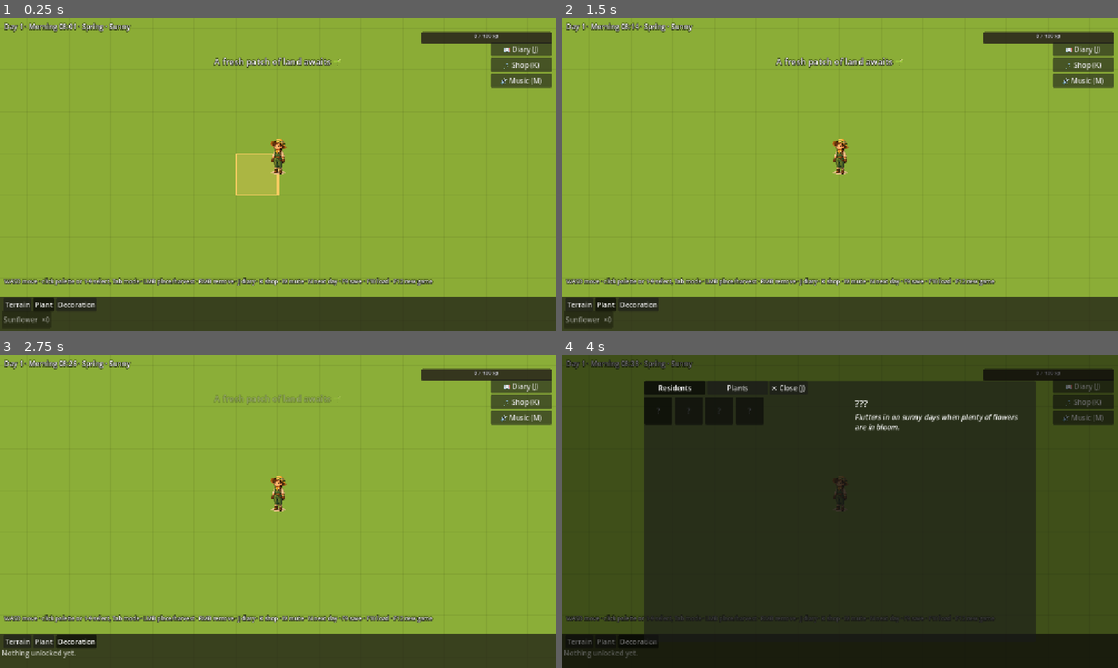
Above: before the commit, frames 1-4 (two rows, left to right).
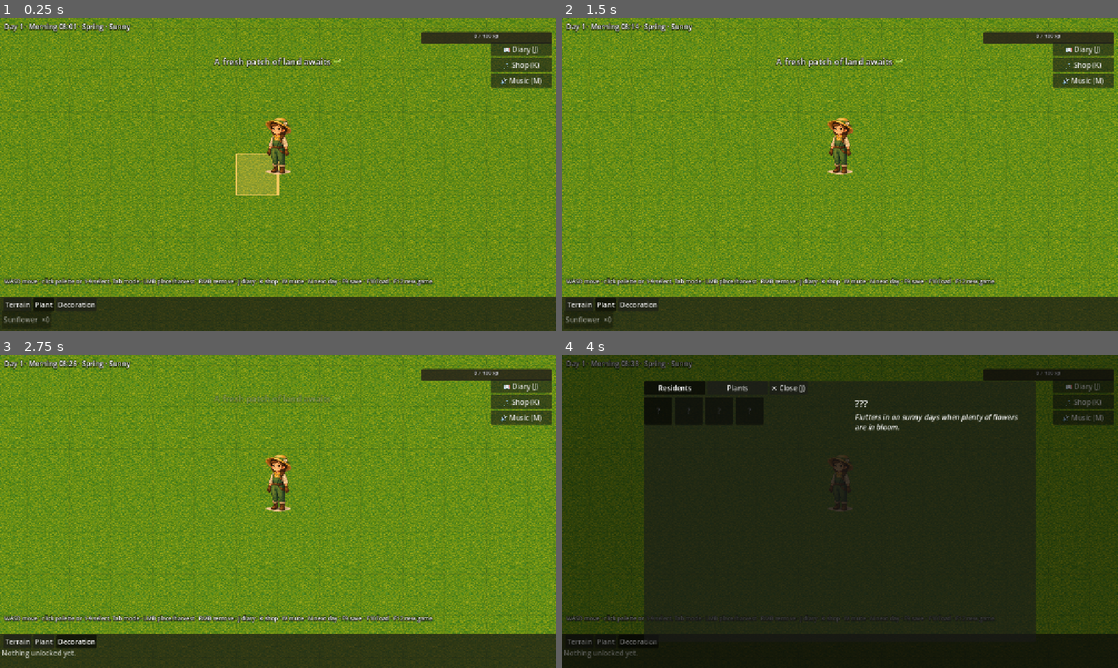
Above: after the commit, the same moments.

Repository: nicolegdesign/bloomsong
Game: Godot game, scene res://scenes/main/Main.tscn
Two runs of this game, one before a commit and one after it. Both use one fixed random seed, a clock stepped at 60 frames per second and the inputs below.
Inputs:
- Up to frame 1 (0.25 s): no input
- Up to frame 2 (1.5 s): click "Terrain" at 0.5 s; click "Plant" at 1.25 s
- Up to frame 3 (2.75 s): click "Decoration" at 2 s
- Up to frame 4 (4 s): click "📖 Diary (J)" at 2.75 s; click "🛒 Shop (K)" at 3.5 s

The runs differ from the first frame. In frame 1, 85% of the frame differs, in the area x 0-100%, y 0-90%; in frame 2, 85%; in frame 3, 86%; in frame 4, 6.1%.

Commit message:
Multi-tile footprints, larger farmer, ground point below tile center
Plants/decorations declare a footprint (oak 2x2, log 2x1): every covered cell
is blocked from planting day (growing included), soil preference applies to
the whole footprint, and clicking any covered cell resolves to the placement
for harvest/remove. Occupancy is derived (rebuilt on load), not saved.
Placement refusals now explain themselves via one place_error() source of
truth. Sprites anchor at BASE_IN_CELL (0.65) of their bottom row instead of
the tile's bottom edge, and per-plant display boxes let the oak draw 2x3
cells. Farmer display box enlarged to ~1.4 cells tall.

Co-Authored-By: Claude Fable 5 <noreply@anthropic.com>

Diff:
--- a/game/content/decorations/log.tres
+++ b/game/content/decorations/log.tres
@@ -6,6 +6,8 @@
 script = ExtResource("1_script")
 id = &"log"
 display_name = "Fallen Log"
+footprint = Vector2i(2, 1)
+display_box_cells = Vector2(2, 1.2)
 placeholder_color = Color(0.5, 0.36, 0.24, 1)
 price = 10
 unlock_level = 4
--- a/game/content/plants/oak_tree.tres
+++ b/game/content/plants/oak_tree.tres
@@ -1,14 +1,21 @@
-[gd_resource type="Resource" script_class="PlantData" load_steps=2 format=3]
+[gd_resource type="Resource" script_class="PlantData" load_steps=6 format=3]
 
 [ext_resource type="Script" path="res://scripts/data/plant_data.gd" id="1_script"]
+[ext_resource type="Texture2D" path="res://assets/art/plants/oak_tree_0.png" id="2_stage0"]
+[ext_resource type="Texture2D" path="res://assets/art/plants/oak_tree_1.png" id="3_stage1"]
+[ext_resource type="Texture2D" path="res://assets/art/plants/oak_tree_2.png" id="4_stage2"]
+[ext_resource type="Texture2D" path="res://assets/art/plants/oak_tree_3.png" id="5_stage3"]
 
 [resource]
 script = ExtResource("1_script")
 id = &"oak_tree"
 display_name = "Oak Tree"
 category = 2
+footprint = Vector2i(2, 2)
+display_box_cells = Vector2(2, 3)
 days_to_mature = 5
 growth_stages = 4
+stage_textures = [ExtResource("2_stage0"), ExtResource("3_stage1"), ExtResource("4_stage2"), ExtResource("5_stage3")]
 bloom_seasons = 1
 allowed_terrain = [&"dirt"]
 placeholder_color = Color(0.25, 0.45, 0.25, 1)
--- a/game/content/terrain/dirt.tres
+++ b/game/content/terrain/dirt.tres
@@ -1,11 +1,13 @@
-[gd_resource type="Resource" script_class="TerrainData" load_steps=2 format=3]
+[gd_resource type="Resource" script_class="TerrainData" load_steps=3 format=3]
 
 [ext_resource type="Script" path="res://scripts/data/terrain_data.gd" id="1_script"]
+[ext_resource type="Texture2D" path="res://assets/art/terrain/dirt.png" id="2_tex"]
 
 [resource]
 script = ExtResource("1_script")
 id = &"dirt"
 display_name = "Dirt"
 placeholder_color = Color(0.607, 0.463, 0.325, 1)
+texture = ExtResource("2_tex")
 plantable = true
 unlock_level = 1
--- a/game/content/terrain/long_grass.tres
+++ b/game/content/terrain/long_grass.tres
@@ -1,11 +1,13 @@
-[gd_resource type="Resource" script_class="TerrainData" load_steps=2 format=3]
+[gd_resource type="Resource" script_class="TerrainData" load_steps=3 format=3]
 
 [ext_resource type="Script" path="res://scripts/data/terrain_data.gd" id="1_script"]
+[ext_resource type="Texture2D" path="res://assets/art/terrain/long_grass.png" id="2_tex"]
 
 [resource]
 script = ExtResource("1_script")
 id = &"long_grass"
 display_name = "Long Grass"
 placeholder_color = Color(0.376, 0.62, 0.29, 1)
+texture = ExtResource("2_tex")
 plantable = true
 unlock_level = 2
--- a/game/content/terrain/short_grass.tres
+++ b/game/content/terrain/short_grass.tres
@@ -1,11 +1,13 @@
-[gd_resource type="Resource" script_class="TerrainData" load_steps=2 format=3]
+[gd_resource type="Resource" script_class="TerrainData" load_steps=3 format=3]
 
 [ext_resource type="Script" path="res://scripts/data/terrain_data.gd" id="1_script"]
+[ext_resource type="Texture2D" path="res://assets/art/terrain/short_grass.png" id="2_tex"]
 
 [resource]
 script = ExtResource("1_script")
 id = &"short_grass"
 display_name = "Short Grass"
 placeholder_color = Color(0.545, 0.765, 0.29, 1)
+texture = ExtResource("2_tex")
 plantable = true
 unlock_level = 1
--- a/game/content/terrain/water.tres
+++ b/game/content/terrain/water.tres
@@ -1,11 +1,13 @@
-[gd_resource type="Resource" script_class="TerrainData" load_steps=2 format=3]
+[gd_resource type="Resource" script_class="TerrainData" load_steps=3 format=3]
 
 [ext_resource type="Script" path="res://scripts/data/terrain_data.gd" id="1_script"]
+[ext_resource type="Texture2D" path="res://assets/art/terrain/water.png" id="2_tex"]
 
 [resource]
 script = ExtResource("1_script")
 id = &"water"
 display_name = "Water"
 placeholder_color = Color(0.353, 0.706, 0.839, 1)
+texture = ExtResource("2_tex")
 plantable = false
 unlock_level = 5
--- a/game/scripts/data/decoration_data.gd
+++ b/game/scripts/data/decoration_data.gd
@@ -4,6 +4,9 @@
 
 @export var id: StringName
 @export var display_name: String
+## Grid cells this decoration occupies (anchor = the clicked cell, top-left).
+## E.g. the fallen log is 2×1 — two cells wide.
+@export var footprint: Vector2i = Vector2i.ONE
 @export var placeholder_color: Color = Color.WHITE
 ## Idle sprite (PROMPTS.md §5.4). Empty = placeholder rendering.
 @export var texture: Texture2D
--- a/game/scripts/data/plant_data.gd
+++ b/game/scripts/data/plant_data.gd
@@ -5,6 +5,13 @@
 @export var id: StringName
 @export var display_name: String
 @export var category: Types.PlantCategory = Types.PlantCategory.FLOWER
+## Grid cells this plant occupies (anchor = the clicked cell, which becomes the
+## top-left). A 2×2 oak blocks all four cells from the moment it is planted —
+## while still growing too, not just at maturity.
+@export var footprint: Vector2i = Vector2i.ONE
+## Aspect-fit display box in cells at the 64 px art scale (PROMPTS.md §3 table).
+## Scale it with the footprint — e.g. the 2×2 oak draws in a 2×3 box.
+@export var display_box_cells: Vector2 = Vector2(1.0, 1.5)
 ## In-game days from planting until fully grown.
 @export var days_to_mature := 3
 ## Number of visual growth stages, including the mature one.
--- a/game/scripts/data/terrain_data.gd
+++ b/game/scripts/data/terrain_data.gd
@@ -6,6 +6,8 @@
 @export var display_name: String
 ## Placeholder rendering until the art pass replaces it with tiles.
 @export var placeholder_color: Color = Color.WHITE
+## Seamless 64×64 tile (PROMPTS.md §5.1). Empty = flat placeholder_color rendering.
+@export var texture: Texture2D
 ## Can plants/decorations be placed on this terrain?
 @export var plantable := true
 @export var unlock_level := 1
--- a/game/scripts/garden/garden.gd
+++ b/game/scripts/garden/garden.gd
@@ -8,6 +8,10 @@
 ## Ground cell size in world px. 64 = the art-spec scale (PROMPTS.md §3): big enough
 ## on screen to appreciate the painted detail. All view sizes derive from this.
 const CELL := 64
+## Where a sprite's base sits within its (bottom) cell, as a fraction of cell height.
+## Just below center — in 3/4 view an object stands ON its tile, so its ground
+## contact belongs near the tile's visual middle, not its bottom edge.
+const BASE_IN_CELL := 0.65
 
 var model := GardenModel.new()
 
@@ -90,29 +94,32 @@
 
 ## Refunds the removed plant/decoration back to purchased stock — removing a
 ## mistake is never punished (PLAN.md §8: "removal refunds partially or fully").
+## Works from any covered cell of a multi-tile footprint (views are keyed by anchor).
 func remove(cell: Vector2i) -> bool:
-	var removed := model.remove(cell)
+	var anchor := model.anchor_at(cell)
+	var removed := model.remove(anchor)
 	if removed.is_empty():
 		return false
 	if removed.kind == GardenModel.KIND_PLANT:
 		PlayerData.add_seed(removed.id)
 	elif removed.kind == GardenModel.KIND_DECORATION:
 		PlayerData.add_decoration(removed.id)
-	_free_view(cell)
-	EventBus.placement_changed.emit(cell)
+	_free_view(anchor)
+	EventBus.placement_changed.emit(anchor)
 	return true
 
 
 ## Collects ripe fruit at cell into the inventory. Returns true if something was picked.
 func harvest(cell: Vector2i) -> bool:
-	var item_id := model.harvest(cell)
+	var anchor := model.anchor_at(cell)
+	var item_id := model.harvest(anchor)
 	if item_id == &"":
 		return false
 	PlayerData.add_item(item_id, 1)
 	var item := ContentDB.get_item(item_id)
 	if item != null:
 		EventBus.toast.emit("Harvested: %s" % item.display_name)
-	_refresh_view(cell)
+	_refresh_view(anchor)
 	return true
 
 
@@ -120,15 +127,16 @@
 ## removed and the item goes to inventory — no seed refund; this is the reward path,
 ## unlike remove(). Returns true if something was cut.
 func harvest_whole(cell: Vector2i) -> bool:
-	var item_id := model.harvest_whole(cell)
+	var anchor := model.anchor_at(cell)
+	var item_id := model.harvest_whole(anchor)
 	if item_id == &"":
 		return false
 	PlayerData.add_item(item_id, 1)
 	var item := ContentDB.get_item(item_id)
 	if item != null:
 		EventBus.toast.emit("Harvested: %s" % item.display_name)
-	_free_view(cell)
-	EventBus.placement_changed.emit(cell)
+	_free_view(anchor)
+	EventBus.placement_changed.emit(anchor)
 	return true
 
 
@@ -196,9 +204,12 @@
 		view = PlantView.new(self, cell)
 	else:
 		view = DecorationView.new(self, cell)
-	# Anchored at the cell's BOTTOM-center: sprites draw upward from their base,
+	# Ground point: horizontally centered on the footprint, vertically at
+	# BASE_IN_CELL of the footprint's bottom row. Sprites draw upward from here,
 	# and Y-sort uses this base position — the 3/4-view convention.
-	view.position = Vector2(cell) * CELL + Vector2(CELL / 2.0, CELL)
+	var fp := model.footprint_of(pl.kind, pl.id)
+	view.position = Vector2(cell) * CELL \
+			+ Vector2(fp.x * CELL / 2.0, (fp.y - 1 + BASE_IN_CELL) * CELL)
 	_placements_layer.add_child(view)
 	_views[cell] = view
 
@@ -224,8 +235,11 @@
 		for x in model.width:
 			var cell := Vector2i(x, y)
 			var t := ContentDB.get_terrain(model.get_terrain(cell))
-			var color := t.placeholder_color if t != null else Color.MAGENTA
-			draw_rect(Rect2(Vector2(cell) * CELL, Vector2.ONE * CELL), color)
+			var rect := Rect2(Vector2(cell) * CELL, Vector2.ONE * CELL)
+			if t != null and t.texture != null:
+				draw_texture_rect(t.texture, rect, false)
+			else:
+				draw_rect(rect, t.placeholder_color if t != null else Color.MAGENTA)
 	# Faint grid lines for placement readability.
 	var grid_color := Color(0, 0, 0, 0.06)
 	for x in model.width + 1:
--- a/game/scripts/garden/garden_model.gd
+++ b/game/scripts/garden/garden_model.gd
@@ -5,6 +5,9 @@
 
 const KIND_PLANT := &"plant"
 const KIND_DECORATION := &"decoration"
+
+## Returned by anchor_at() for cells with nothing on them.
+const NO_ANCHOR := Vector2i(-9999, -9999)
 
 var width: int
 var height: int
@@ -13,7 +16,11 @@
 var terrain: Dictionary = {}
 ## anchor cell (Vector2i) -> placement Dictionary:
 ## { id, kind, planted_day, days_grown, fruit_days, fruit_ready, was_mature }
+## The anchor is the top-left cell of the placement's footprint.
 var placements: Dictionary = {}
+## covered cell (Vector2i) -> anchor cell. Multi-tile footprints (a 2×2 oak, a 2×1
+## log) block every covered cell from the moment they're placed — growing included.
+var occupancy: Dictionary = {}
 
 
 func _init(w: int = 20, h: int = 15, p_default_terrain: StringName = &"short_grass") -> void:
@@ -38,7 +45,7 @@
 func set_terrain(cell: Vector2i, id: StringName) -> bool:
 	if not in_bounds(cell) or ContentDB.get_terrain(id) == null:
 		return false
-	if placements.has(cell):
+	if occupancy.has(cell):
 		return false  # clear the placement first; terrain under objects is locked
 	if terrain[cell] == id:
 		return false
@@ -49,38 +56,95 @@
 # --- Placement --------------------------------------------------------------
 
 func is_occupied(cell: Vector2i) -> bool:
-	return placements.has(cell)
-
-
-func place(kind: StringName, id: StringName, cell: Vector2i, day: int) -> bool:
-	if not in_bounds(cell) or placements.has(cell):
-		return false
+	return occupancy.has(cell)
+
+
+## Anchor of the placement covering this cell, or NO_ANCHOR. Any covered cell of a
+## multi-tile placement resolves to its anchor (click a tree's corner = the tree).
+func anchor_at(cell: Vector2i) -> Vector2i:
+	return occupancy.get(cell, NO_ANCHOR)
+
+
+## Footprint of a content id, in cells (1×1 for anything without one).
+func footprint_of(kind: StringName, id: StringName) -> Vector2i:
+	var data: Resource = ContentDB.get_plant(id) if kind == KIND_PLANT \
+			else ContentDB.get_decoration(id)
+	if data == null or data.footprint.x < 1 or data.footprint.y < 1:
+		return Vector2i.ONE
+	return data.footprint
+
+
+func footprint_cells(anchor: Vector2i, footprint: Vector2i) -> Array[Vector2i]:
+	var cells: Array[Vector2i] = []
+	for dy in footprint.y:
+		for dx in footprint.x:
+			cells.append(anchor + Vector2i(dx, dy))
+	return cells
+
+
+## Why placing would fail at this anchor: "" = it would succeed. One source of
+## truth for both place() and the UI's refusal messages.
+## Reasons: "unknown", "bounds", "occupied", "soil".
+func place_error(kind: StringName, id: StringName, anchor: Vector2i) -> String:
+	if kind == KIND_PLANT and ContentDB.get_plant(id) == null:
+		return "unknown"
+	if kind == KIND_DECORATION and ContentDB.get_decoration(id) == null:
+		return "unknown"
+	var cells := footprint_cells(anchor, footprint_of(kind, id))
+	for cell in cells:
+		if not in_bounds(cell):
+			return "bounds"
+	for cell in cells:
+		if occupancy.has(cell):
+			return "occupied"
 	if kind == KIND_PLANT:
 		# Plants follow their own soil preference (PlantData.allowed_terrain), which
 		# may include terrain that blocks decorations — e.g. aquatics on water.
-		if ContentDB.get_plant(id) == null or not soil_ok(id, cell):
-			return false
-	elif kind == KIND_DECORATION:
-		var t: TerrainData = ContentDB.get_terrain(get_terrain(cell))
-		if t == null or not t.plantable or ContentDB.get_decoration(id) == null:
-			return false
-	placements[cell] = {
+		if not soil_ok(id, anchor):
+			return "soil"
+	else:
+		for cell in cells:
+			var t: TerrainData = ContentDB.get_terrain(get_terrain(cell))
+			if t == null or not t.plantable:
+				return "soil"
+	return ""
+
+
+func place(kind: StringName, id: StringName, anchor: Vector2i, day: int) -> bool:
+	if place_error(kind, id, anchor) != "":
+		return false
+	placements[anchor] = {
 		"id": id, "kind": kind, "planted_day": day,
 		"days_grown": 0, "fruit_days": 0, "fruit_ready": false, "was_mature": false,
 	}
+	for cell in footprint_cells(anchor, footprint_of(kind, id)):
+		occupancy[cell] = anchor
 	return true
 
 
+## Removes the placement covering this cell (any covered cell works). Returns the
+## removed placement Dictionary, or {} if the cell was empty.
 func remove(cell: Vector2i) -> Dictionary:
-	if not placements.has(cell):
+	var anchor := anchor_at(cell)
+	if anchor == NO_ANCHOR:
 		return {}
-	var removed: Dictionary = placements[cell]
-	placements.erase(cell)
+	var removed: Dictionary = placements[anchor]
+	placements.erase(anchor)
+	_clear_occupancy(anchor)
 	return removed
 
 
+## Placement covering this cell (any covered cell of a footprint), or {}.
 func get_placement(cell: Vector2i) -> Dictionary:
-	return placements.get(cell, {})
+	return placements.get(anchor_at(cell), {})
+
+
+func _clear_occupancy(anchor: Vector2i) -> void:
+	# By reverse lookup rather than recomputing the footprint, so a placement is
+	# fully cleared even if its content data's footprint changed since placing.
+	for cell: Vector2i in occupancy.keys():
+		if occupancy[cell] == anchor:
+			occupancy.erase(cell)
 
 
 # --- Growth (driven by Garden on day_passed) --------------------------------
@@ -142,23 +206,32 @@
 	return data.fruit_item
 
 
-## Soil preference check only — placement additionally needs the cell in bounds
+## Soil preference check only — placement additionally needs the cells in bounds
 ## and unoccupied. Kept separate so the UI can explain a refusal ("needs Dirt").
-func soil_ok(plant_id: StringName, cell: Vector2i) -> bool:
+## Checks the plant's WHOLE footprint from this anchor (a 2×2 oak needs 4 dirt cells).
+func soil_ok(plant_id: StringName, anchor: Vector2i) -> bool:
 	var data: PlantData = ContentDB.get_plant(plant_id)
-	return data != null and get_terrain(cell) in data.allowed_terrain
+	if data == null:
+		return false
+	for cell in footprint_cells(anchor, footprint_of(KIND_PLANT, plant_id)):
+		if not get_terrain(cell) in data.allowed_terrain:
+			return false
+	return true
 
 
 ## One-shot whole-plant harvest (e.g. cutting a mature sunflower): removes the
 ## plant and returns its harvest_whole_item ("" if not mature/harvestable).
+## Any covered cell of the footprint works.
 func harvest_whole(cell: Vector2i) -> StringName:
-	var pl := get_placement(cell)
+	var anchor := anchor_at(cell)
+	var pl := placements.get(anchor, {}) as Dictionary
 	if pl.is_empty() or pl.kind != KIND_PLANT or not bool(pl.was_mature):
 		return &""
 	var data: PlantData = ContentDB.get_plant(pl.id)
 	if data == null or data.harvest_whole_item == &"":
 		return &""
-	placements.erase(cell)
+	placements.erase(anchor)
+	_clear_occupancy(anchor)
 	return data.harvest_whole_item
 
 
@@ -261,4 +334,10 @@
 			"fruit_ready": bool(p.get("fruit_ready", false)),
 			"was_mature": bool(p.get("was_mature", false)),
 		}
+	# Occupancy is derived, not saved: rebuild from footprints so saves stay small
+	# and content-data footprint changes apply to existing gardens on load.
+	for anchor: Vector2i in m.placements:
+		var pl: Dictionary = m.placements[anchor]
+		for cell in m.footprint_cells(anchor, m.footprint_of(pl.kind, pl.id)):
+			m.occupancy[cell] = anchor
 	return m
--- a/game/scripts/garden/plant_view.gd
+++ b/game/scripts/garden/plant_view.gd
@@ -9,10 +9,6 @@
 ## generic texture for every plant, so new plants need no extra art for day 0.
 
 const PLANTED_TEXTURE := preload("res://assets/art/plants/planted_dirt.png")
-## Display box, in cells: plants render 1 cell wide, 1.5 cells tall (art spec ratio
-## 64×96), aspect-fit. Because all stages share one source canvas, a sprout is
-## automatically small within the same box.
-const BOX_CELLS := Vector2(1.0, 1.5)
 
 const MIN_RADIUS := 4.0
 const MAX_RADIUS := 13.0
@@ -37,7 +33,10 @@
 	var used_fruiting_texture := bool(pl.was_mature) and fruit_ready and data.fruiting_texture != null
 	var texture := data.fruiting_texture if used_fruiting_texture else _texture_for(pl, data)
 	if texture != null:
-		SpriteAnchor.draw_fitted(self, texture, BOX_CELLS * Garden.CELL)
+		# Per-plant display box (PlantData.display_box_cells) so multi-tile plants
+		# like the 2×2 oak draw proportionally larger. Same box for every stage —
+		# the shared source canvas keeps relative stage scale correct within it.
+		SpriteAnchor.draw_fitted(self, texture, data.display_box_cells * Garden.CELL)
 	else:
 		_draw_placeholder(pl, data)
 	# The dedicated fruiting texture already shows the fruit visually; the small
--- a/game/scripts/player/player.gd
+++ b/game/scripts/player/player.gd
@@ -6,8 +6,10 @@
 
 const SPEED := 300.0  # world px/sec — scaled with Garden.CELL
 const FARMER_TEXTURE := preload("res://assets/art/player/farmer.png")
-## Display box in cells (art spec: character 64×96 at 64 px cells → 1 × 1.5).
-const BOX_CELLS := Vector2(1.0, 1.5)
+## Display box in cells. Generous on purpose: the farmer's source canvas is square
+## with margins, so the drawn character comes out ~1.4 cells tall — reading clearly
+## against 2-cell sunflowers and 3-cell oaks.
+const BOX_CELLS := Vector2(1.6, 2.4)
 
 var bounds := Rect2()
 
--- a/game/scripts/ui/build_controller.gd
+++ b/game/scripts/ui/build_controller.gd
@@ -94,14 +94,27 @@
 		Mode.TERRAIN:
 			garden.set_terrain(item.id, cell)
 		Mode.PLANT:
-			# Explain a soil refusal instead of failing silently.
-			if garden.model.in_bounds(cell) and not garden.model.is_occupied(cell) \
-					and not garden.model.soil_ok(item.id, cell):
+			_place_with_feedback(GardenModel.KIND_PLANT, item, cell)
+		Mode.DECORATION:
+			_place_with_feedback(GardenModel.KIND_DECORATION, item, cell)
+
+
+## Places via Garden, explaining refusals instead of failing silently. The clicked
+## cell becomes the footprint's top-left anchor for multi-tile items.
+func _place_with_feedback(kind: StringName, item: Resource, cell: Vector2i) -> void:
+	match garden.model.place_error(kind, item.id, cell):
+		"":
+			garden.place(kind, item.id, cell)
+		"soil":
+			if kind == GardenModel.KIND_PLANT:
 				EventBus.toast.emit("%s needs %s." % [item.display_name, _soil_names(item)])
-				return
-			garden.place(GardenModel.KIND_PLANT, item.id, cell)
-		Mode.DECORATION:
-			garden.place(GardenModel.KIND_DECORATION, item.id, cell)
+			else:
+				EventBus.toast.emit("%s can't sit on that ground." % item.display_name)
+		"occupied", "bounds":
+			var fp: Vector2i = garden.model.footprint_of(kind, item.id)
+			if fp != Vector2i.ONE:
+				EventBus.toast.emit("%s needs a clear %d×%d space." % [item.display_name, fp.x, fp.y])
+			# 1×1 on an occupied cell is self-evident — no toast noise.
 
 
 func _soil_names(plant: PlantData) -> String:
--- a/game/tests/unit/test_garden_model.gd
+++ b/game/tests/unit/test_garden_model.gd
@@ -79,6 +79,36 @@
 	t.check_eq(m.harvest_whole(cell), &"", "blackberry bush is not whole-harvestable")
 
 
+func test_multi_tile_footprint(t: Node) -> void:
+	var m := GardenModel.new(10, 8)
+	# The 2×2 oak needs its WHOLE footprint on dirt — 3 of 4 cells is not enough.
+	m.set_terrain(Vector2i(1, 1), &"dirt")
+	m.set_terrain(Vector2i(2, 1), &"dirt")
+	m.set_terrain(Vector2i(1, 2), &"dirt")
+	t.check_eq(m.place_error(GardenModel.KIND_PLANT, &"oak_tree", Vector2i(1, 1)), "soil",
+			"oak refused with only 3 of 4 dirt cells")
+	m.set_terrain(Vector2i(2, 2), &"dirt")
+	t.check(m.place(GardenModel.KIND_PLANT, &"oak_tree", Vector2i(1, 1), 1), "oak placed on 2×2 dirt")
+	# Blocks all four cells immediately — while still growing, not just at maturity.
+	t.check(m.is_occupied(Vector2i(2, 2)), "corner cell blocked the moment it's planted")
+	t.check_eq(m.get_placement(Vector2i(2, 1)).get("id"), &"oak_tree",
+			"any covered cell resolves to the placement")
+	m.set_terrain(Vector2i(5, 2), &"dirt")
+	t.check(m.place_error(GardenModel.KIND_PLANT, &"sunflower", Vector2i(2, 2)) == "occupied",
+			"nothing can be planted inside the footprint")
+	t.check(not m.set_terrain(Vector2i(2, 2), &"long_grass"), "terrain locked under the whole footprint")
+	t.check_eq(m.place_error(GardenModel.KIND_PLANT, &"oak_tree", Vector2i(9, 7)), "bounds",
+			"footprint may not hang off the garden edge")
+	# Removing via a NON-anchor covered cell frees the entire footprint.
+	t.check_eq(m.remove(Vector2i(2, 2)).get("id"), &"oak_tree", "remove works from any covered cell")
+	for cell in [Vector2i(1, 1), Vector2i(2, 1), Vector2i(1, 2), Vector2i(2, 2)]:
+		t.check(not m.is_occupied(cell), "cell %s freed after remove" % cell)
+	# The 2×1 log: horizontal decoration footprint.
+	t.check(m.place(GardenModel.KIND_DECORATION, &"log", Vector2i(4, 4), 1), "log placed on grass")
+	t.check(m.is_occupied(Vector2i(5, 4)), "log blocks its second cell")
+	t.check(not m.is_occupied(Vector2i(6, 4)), "log doesn't block beyond its footprint")
+
+
 func test_growth_to_maturity(t: Node) -> void:
 	var m := GardenModel.new(10, 8)
 	var cell := Vector2i(2, 2)
@@ -118,8 +148,9 @@
 
 func test_category_queries(t: Node) -> void:
 	var m := GardenModel.new(10, 8)
-	for x in 3:
-		m.set_terrain(Vector2i(x, 0), &"dirt")
+	for x in 4:  # oak is 2×2 — its whole footprint needs dirt
+		for y in 2:
+			m.set_terrain(Vector2i(x, y), &"dirt")
 	m.place(GardenModel.KIND_PLANT, &"sunflower", Vector2i(0, 0), 1)
 	m.place(GardenModel.KIND_PLANT, &"sunflower", Vector2i(1, 0), 1)
 	m.place(GardenModel.KIND_PLANT, &"oak_tree", Vector2i(2, 0), 1)
@@ -151,6 +182,7 @@
 	t.check_eq(m2.width, 10, "width restored")
 	t.check_eq(m2.count_terrain(&"water"), 1, "terrain restored")
 	t.check_eq(m2.count_terrain(&"short_grass"), 77, "default terrain restored")
+	t.check(m2.is_occupied(Vector2i(6, 5)), "multi-tile occupancy (2×1 log) rebuilt on load")
 	t.check(m2.is_mature(Vector2i(4, 4)), "growth state restored")
 	t.check_eq(int(m2.get_placement(Vector2i(4, 4)).days_grown), 4, "days_grown restored")
 	t.check_eq(m2.count_decoration(&"log"), 1, "decoration restored")
--- a/game/tests/unit/test_requirements.gd
+++ b/game/tests/unit/test_requirements.gd
@@ -33,7 +33,9 @@
 	r.plant_id = &"oak_tree"
 	var m := GardenModel.new(10, 8)
 	t.check(not r.is_met(_ctx(m)), "empty garden fails")
-	m.set_terrain(Vector2i(0, 0), &"dirt")
+	for x in 2:  # oak is 2×2 — dirt under the whole footprint
+		for y in 2:
+			m.set_terrain(Vector2i(x, y), &"dirt")
 	m.place(GardenModel.KIND_PLANT, &"oak_tree", Vector2i(0, 0), 1)
 	t.check(not r.is_met(_ctx(m)), "sapling doesn't count (mature_only)")
 	for i in 5:
Binary file added: game/assets/art/_source/dirt.png
Not shown, added: game/assets/art/_source/dirt.png.import
Binary file added: game/assets/art/_source/long_grass.png
Not shown, added: game/assets/art/_source/long_grass.png.import
Binary file added: game/assets/art/_source/oak_tree_0.png
Not shown, added: game/assets/art/_source/oak_tree_0.png.import
Binary file added: game/assets/art/_source/oak_tree_1.png
Not shown, added: game/assets/art/_source/oak_tree_1.png.import
Binary file added: game/assets/art/_source/oak_tree_2.png
Not shown, added: game/assets/art/_source/oak_tree_2.png.import
Binary file added: game/assets/art/_source/oak_tree_3.png
Not shown, added: game/assets/art/_source/oak_tree_3.png.import
(and 22 more such lines)
